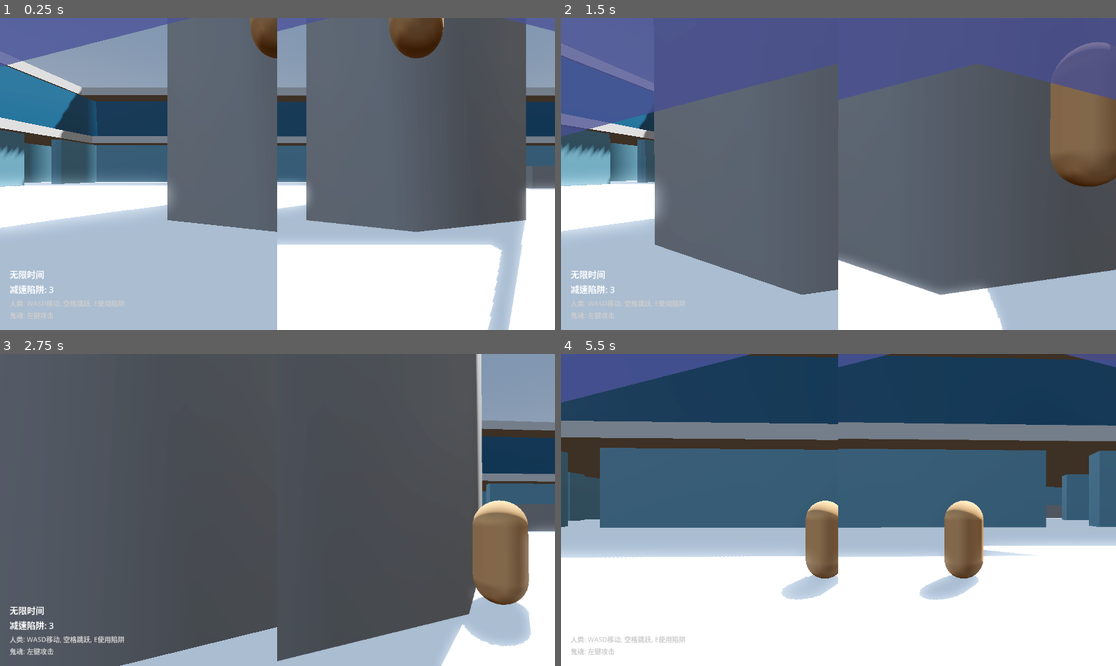
Above: before the commit, frames 1-4 (two rows, left to right).
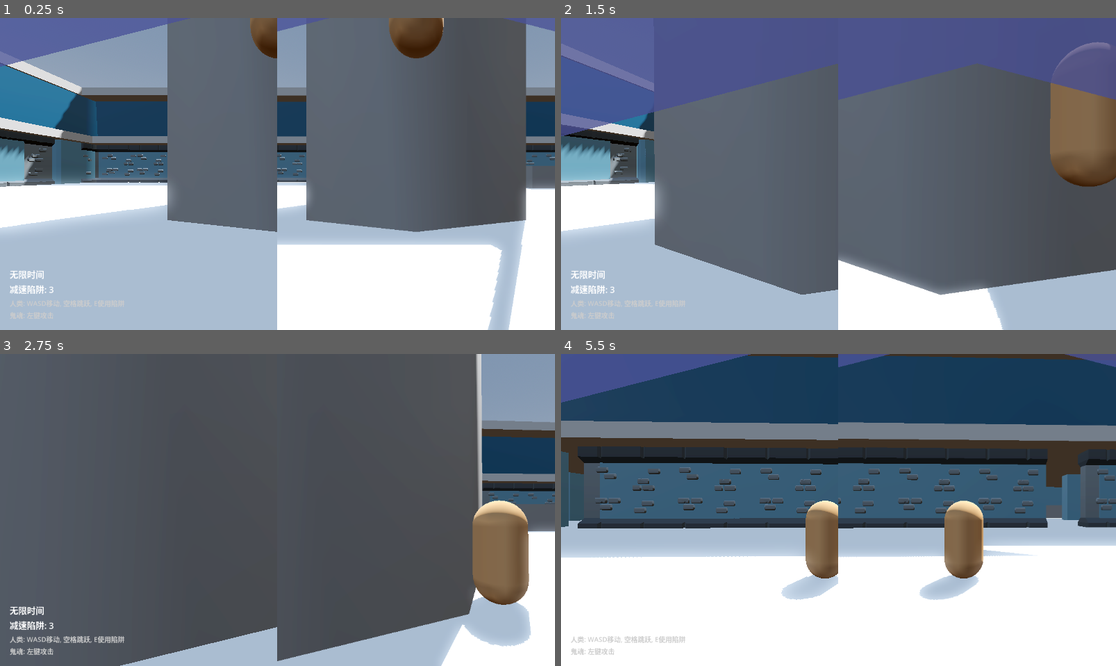
Above: after the commit, the same moments.

Repository: joewu66/minigame_dead5
Game: Godot game, scene res://scenes/main.tscn
Two runs of this game, one before a commit and one after it. Both use one fixed random seed, a clock stepped at 60 frames per second and the inputs below. This scene is started directly instead of the project's main scene.
Inputs (mouse positions are in pixels of both pictures, inside the frame that each line leads up to):
- Up to frame 1 (0.25 s): no input
- Up to frame 2 (1.5 s): tap Enter (ui_accept) at 0.5 s; move the mouse to (866, 174) at 0.52 s; press the mouse at (866, 174) at 0.53 s; hold W (move_forward) from 0.53 s (still down); tap Space (jump) at 0.77 s; move the mouse to (810, 174) at 1.27 s; release the mouse at (810, 174) at 1.28 s; tap E (interact) at 1.35 s
- Up to frame 3 (2.75 s): keep holding W (move_forward); tap Space (jump) at 1.52 s; move the mouse to (288, 503) at 2.02 s; tap 1 at 2.1 s
- Up to frame 4 (5.5 s): keep holding W (move_forward); move the mouse to (832, 516) at 2.77 s; tap 4 at 2.85 s; tap Space (jump) at 3.02, 3.77, 4.52 s; move the mouse to (877, 513) at 3.52 s; press the mouse at (877, 513) at 3.53 s; move the mouse to (794, 506) at 4.27 s; release the mouse at (794, 506) at 4.28 s; tap E (interact) at 4.35 s; move the mouse to (844, 510) at 5.02 s; tap 1 at 5.1 s

The runs differ from the first frame. In frame 1, 1.9% of the frame differs, in the area x 0-100%, y 21-55%; in frame 2, 1.1%; in frame 3, 0.4%; in frame 4, 9.2%, in the area x 1-100%, y 29-56%.

Commit message:
[0811]部分美术

Diff:
--- /dev/null
+++ b/3D/3d5/scenes/ceiling.tscn
@@ -0,0 +1,14 @@
+[gd_scene load_steps=3 format=3 uid="uid://gmjdrma52mr3"]
+
+[ext_resource type="PackedScene" uid="uid://rv5yr7ra1vsw" path="res://models/brackeys_3d_game_assets/dungeon_assets/building/ceiling.glb" id="1_ji6l1"]
+
+[sub_resource type="BoxShape3D" id="BoxShape3D_gl8kw"]
+size = Vector3(4.01465, 0.7, 3.98926)
+
+[node name="ceiling" type="StaticBody3D"]
+
+[node name="ceiling" parent="." instance=ExtResource("1_ji6l1")]
+
+[node name="CollisionShape3D" type="CollisionShape3D" parent="."]
+transform = Transform3D(1, 0, 0, 0, 1, 0, 0, 0, 1, 0, 0.15, 0)
+shape = SubResource("BoxShape3D_gl8kw")
--- /dev/null
+++ b/3D/3d5/scenes/floor_stone.tscn
@@ -0,0 +1,14 @@
+[gd_scene load_steps=3 format=3 uid="uid://70kka07bjjjj"]
+
+[ext_resource type="PackedScene" uid="uid://bvtxge7wm1nqc" path="res://models/brackeys_3d_game_assets/dungeon_assets/building/floor_stone.glb" id="1_3ve8l"]
+
+[sub_resource type="BoxShape3D" id="BoxShape3D_5n5kn"]
+size = Vector3(3.98804, 0.113525, 3.97461)
+
+[node name="floor_stone" type="StaticBody3D"]
+transform = Transform3D(4, 0, 0, 0, 4, 0, 0, 0, 4, 0, 0, 0)
+
+[node name="floor_stone" parent="." instance=ExtResource("1_3ve8l")]
+
+[node name="CollisionShape3D" type="CollisionShape3D" parent="."]
+shape = SubResource("BoxShape3D_5n5kn")
--- /dev/null
+++ b/3D/3d5/scenes/floor_wood.tscn
@@ -0,0 +1,15 @@
+[gd_scene load_steps=3 format=3 uid="uid://bxnxo2ox8lrhu"]
+
+[ext_resource type="PackedScene" uid="uid://dnyndqlh6tq1o" path="res://models/brackeys_3d_game_assets/dungeon_assets/building/floor_wood.glb" id="1_i0wpl"]
+
+[sub_resource type="BoxShape3D" id="BoxShape3D_ouc7c"]
+size = Vector3(3.99738, 0.135986, 4.00879)
+
+[node name="floor_wood" type="StaticBody3D"]
+transform = Transform3D(4, 0, 0, 0, 4, 0, 0, 0, 4, 0, 0, 0)
+
+[node name="CollisionShape3D" type="CollisionShape3D" parent="."]
+transform = Transform3D(1, 0, 0, 0, 1, 0, 0, 0, 1, -3.05176e-05, -0.0245361, 0)
+shape = SubResource("BoxShape3D_ouc7c")
+
+[node name="floor_wood" parent="." instance=ExtResource("1_i0wpl")]
--- a/3D/3d5/scenes/main.tscn
+++ b/3D/3d5/scenes/main.tscn
@@ -11,7 +11,8 @@
 [ext_resource type="Script" uid="uid://c16i4ggqvk5k1" path="res://scripts/startup.gd" id="5_startup"]
 [ext_resource type="Script" uid="uid://ck0ln1o6b8jxx" path="res://scripts/camera_test.gd" id="6_camera_test"]
 [ext_resource type="PackedScene" uid="uid://dpgno5e60fsaq" path="res://scenes/pickup_trap_fixed.tscn" id="7_o6xl0"]
-[ext_resource type="PackedScene" uid="uid://cpy24koad22k3" path="res://scenes/keg_decorated.tscn" id="12_eb6dy"]
+[ext_resource type="PackedScene" uid="uid://p0oas6e3xq18" path="res://scenes/wall.tscn" id="12_trceg"]
+[ext_resource type="PackedScene" uid="uid://c2402nxf8rkix" path="res://scenes/wall_corner.tscn" id="13_a8y0u"]
 
 [sub_resource type="ProceduralSkyMaterial" id="ProceduralSkyMaterial_tbgi4"]
 sky_horizon_color = Color(0.662243, 0.671743, 0.686743, 1)
@@ -53,6 +54,7 @@
 
 [node name="Environment" type="Node3D" parent="."]
 transform = Transform3D(6.916, 0, 0, 0, 3.09837, 0, 0, 0, 6.916, 0, 0, 0)
+metadata/_edit_lock_ = true
 
 [node name="Ground" type="CSGBox3D" parent="Environment"]
 material_override = SubResource("StandardMaterial3D_choun")
@@ -61,6 +63,7 @@
 material = SubResource("StandardMaterial3D_1")
 
 [node name="Walls" type="Node3D" parent="Environment"]
+transform = Transform3D(1, 0, 0, 0, 1, 0, 0, 0, 1, 0.00208633, -0.014112, -0.000261447)
 
 [node name="Untitled" parent="Environment/Walls" instance=ExtResource("1_tipki")]
 transform = Transform3D(161.2, 0, 0, 0, 96.72, 0, 0, 0, 161.2, -24.6, 6, 25.5)
@@ -603,5 +606,81 @@
 [node name="PickupTrap4" parent="Pickup_items" instance=ExtResource("7_o6xl0")]
 transform = Transform3D(1, 0, 0, 0, 1, 0, 0, 0, 1, -6.01331, 0.5, 4.49387)
 
-[node name="keg_decorated" parent="." instance=ExtResource("12_eb6dy")]
-transform = Transform3D(4, 0, 0, 0, 4, 0, 0, 0, 4, -52.006, 1.54919, 36.7353)
+[node name="3D_art_models" type="Node3D" parent="."]
+
+[node name="walls" type="Node3D" parent="3D_art_models"]
+
+[node name="StaticBody3D" parent="3D_art_models/walls" instance=ExtResource("12_trceg")]
+transform = Transform3D(1, 0, 0, 0, 1, 0, 0, 0, 1, 31.683, 1.54919, 71.0469)
+
+[node name="StaticBody3D2" parent="3D_art_models/walls" instance=ExtResource("12_trceg")]
+transform = Transform3D(1, 0, 0, 0, 1, 0, 0, 0, 1, 47.7092, 1.54919, 71.0469)
+
+[node name="StaticBody3D3" parent="3D_art_models/walls" instance=ExtResource("12_trceg")]
+transform = Transform3D(1, 0, 0, 0, 1, 0, 0, 0, 1, 64.2653, 1.54919, 71.0469)
+
+[node name="wall_corner" parent="3D_art_models/walls" instance=ExtResource("13_a8y0u")]
+transform = Transform3D(-1.74846e-07, 0, -4, 0, 4, 0, 4, 0, -1.74846e-07, 76.7339, 1.54919, 70.9966)
+
+[node name="StaticBody3D4" parent="3D_art_models/walls" instance=ExtResource("12_trceg")]
+transform = Transform3D(-4.37114e-08, 0, -1, 0, 1, 0, 1, 0, -4.37114e-08, 76.6868, 1.54919, 23.0376)
+
+[node name="StaticBody3D" parent="." instance=ExtResource("12_trceg")]
+transform = Transform3D(-4.37114e-08, 0, -1, 0, 1, 0, 1, 0, -4.37114e-08, 76.6868, 1.54919, 54.9934)
+
+[node name="StaticBody3D2" parent="." instance=ExtResource("12_trceg")]
+transform = Transform3D(-4.37114e-08, 0, -1, 0, 1, 0, 1, 0, -4.37114e-08, 76.6868, 1.54919, 39.0016)
+
+[node name="StaticBody3D4" parent="." instance=ExtResource("12_trceg")]
+transform = Transform3D(-4.37114e-08, 0, -1, 0, 1, 0, 1, 0, -4.37114e-08, 76.6868, 1.54919, 7.16385)
+
+[node name="StaticBody3D5" parent="." instance=ExtResource("12_trceg")]
+transform = Transform3D(-4.37114e-08, 0, -1, 0, 1, 0, 1, 0, -4.37114e-08, 76.6868, 1.54919, -8.96774)
+
+[node name="StaticBody3D6" parent="." instance=ExtResource("12_trceg")]
+transform = Transform3D(-4.37114e-08, 0, -1, 0, 1, 0, 1, 0, -4.37114e-08, 76.6868, 1.54919, -24.9617)
+
+[node name="StaticBody3D7" parent="." instance=ExtResource("12_trceg")]
+transform = Transform3D(-4.37114e-08, 0, -1, 0, 1, 0, 1, 0, -4.37114e-08, 76.6868, 1.54919, -40.8099)
+
+[node name="StaticBody3D8" parent="." instance=ExtResource("12_trceg")]
+transform = Transform3D(-4.37114e-08, 0, -1, 0, 1, 0, 1, 0, -4.37114e-08, 76.6868, 1.54919, -56.8472)
+
+[node name="StaticBody3D9" parent="." instance=ExtResource("12_trceg")]
+transform = Transform3D(-4.37114e-08, 0, -1, 0, 1, 0, 1, 0, -4.37114e-08, 76.6868, 1.54919, -72.7691)
+
+[node name="wall_corner" parent="." instance=ExtResource("13_a8y0u")]
+transform = Transform3D(4, 0, 0, 0, 4, 0, 0, 0, 4, 76.7223, 1.54919, -84.367)
+
+[node name="StaticBody3D10" parent="." instance=ExtResource("12_trceg")]
+transform = Transform3D(1, 0, 0, 0, 1, 0, 0, 0, 1, 60.6531, 1.43904, -84.2601)
+
+[node name="StaticBody3D11" parent="." instance=ExtResource("12_trceg")]
+transform = Transform3D(1, 0, 0, 0, 1, 0, 0, 0, 1, 44.6597, 1.43904, -84.2601)
+
+[node name="StaticBody3D12" parent="." instance=ExtResource("12_trceg")]
+transform = Transform3D(1, 0, 0, 0, 1, 0, 0, 0, 1, 20.44, 1.43904, -84.2601)
+
+[node name="StaticBody3D13" parent="." instance=ExtResource("12_trceg")]
+transform = Transform3D(1, 0, 0, 0, 1, 0, 0, 0, 1, 4.45877, 1.43904, -84.2601)
+
+[node name="StaticBody3D14" parent="." instance=ExtResource("12_trceg")]
+transform = Transform3D(1, 0, 0, 0, 1, 0, 0, 0, 1, -11.4652, 1.43904, -84.2601)
+
+[node name="StaticBody3D15" parent="." instance=ExtResource("12_trceg")]
+transform = Transform3D(1, 0, 0, 0, 1, 0, 0, 0, 1, -27.249, 1.43904, -84.2601)
+
+[node name="StaticBody3D16" parent="." instance=ExtResource("12_trceg")]
+transform = Transform3D(1, 0, 0, 0, 1, 0, 0, 0, 1, -53.7981, 1.43904, -84.2601)
+
+[node name="StaticBody3D17" parent="." instance=ExtResource("12_trceg")]
+transform = Transform3D(1, 0, 0, 0, 1, 0, 0, 0, 1, -66.4998, 1.45559, -84.2698)
+
+[node name="wall_corner2" parent="." instance=ExtResource("13_a8y0u")]
+transform = Transform3D(-1.74846e-07, 0, 4, 0, 4, 0, -4, 0, -1.74846e-07, -77.8417, 1.5, -84.3328)
+
+[node name="StaticBody3D3" parent="." instance=ExtResource("12_trceg")]
+transform = Transform3D(-4.37114e-08, 0, 1, 0, 1, 0, -1, 0, -4.37114e-08, -77.8852, 1.54918, -58.2251)
+
+[node name="StaticBody3D18" parent="." instance=ExtResource("12_trceg")]
+transform = Transform3D(-4.37114e-08, 0, 1, 0, 1, 0, -1, 0, -4.37114e-08, -77.8931, 1.52337, -42.3491)
--- /dev/null
+++ b/3D/3d5/scenes/wall_arched.tscn
@@ -0,0 +1,15 @@
+[gd_scene load_steps=3 format=3 uid="uid://cyaov2bisenkg"]
+
+[ext_resource type="PackedScene" uid="uid://3audbwn3tvy8" path="res://models/brackeys_3d_game_assets/dungeon_assets/building/wall_arched.glb" id="1_nr3d2"]
+
+[sub_resource type="BoxShape3D" id="BoxShape3D_e584c"]
+size = Vector3(4.0166, 4, 1)
+
+[node name="wall_arched" type="StaticBody3D"]
+transform = Transform3D(4, 0, 0, 0, 4, 0, 0, 0, 4, 0, 0, 0)
+
+[node name="wall_arched2" parent="." instance=ExtResource("1_nr3d2")]
+
+[node name="CollisionShape3D" type="CollisionShape3D" parent="."]
+transform = Transform3D(1, 0, 0, 0, 1, 0, 0, 0, 1, 0, 2, 0)
+shape = SubResource("BoxShape3D_e584c")
--- /dev/null
+++ b/3D/3d5/scenes/wall_corner.tscn
@@ -0,0 +1,15 @@
+[gd_scene load_steps=3 format=3 uid="uid://c2402nxf8rkix"]
+
+[ext_resource type="PackedScene" uid="uid://ryohxl880qx0" path="res://models/brackeys_3d_game_assets/dungeon_assets/building/wall_corner.glb" id="1_26mn5"]
+
+[sub_resource type="BoxShape3D" id="BoxShape3D_26mn5"]
+size = Vector3(2.3, 4.1, 1)
+
+[node name="wall_corner" type="StaticBody3D"]
+transform = Transform3D(4, 0, 0, 0, 4, 0, 0, 0, 4, 0, 0, 0)
+
+[node name="wall_corner2" parent="." instance=ExtResource("1_26mn5")]
+
+[node name="CollisionShape3D" type="CollisionShape3D" parent="."]
+transform = Transform3D(1, 0, 0, 0, 1, 0, 0, 0, 1, -0.65, 1.95, 0)
+shape = SubResource("BoxShape3D_26mn5")
--- /dev/null
+++ b/3D/3d5/scenes/wall_windowed_closed.tscn
@@ -0,0 +1,15 @@
+[gd_scene load_steps=3 format=3 uid="uid://80yyun4hyg7m"]
+
+[ext_resource type="PackedScene" uid="uid://ycjwpsakkc2e" path="res://models/brackeys_3d_game_assets/dungeon_assets/building/wall_window_closed.glb" id="1_3uwho"]
+
+[sub_resource type="BoxShape3D" id="BoxShape3D_04pkd"]
+size = Vector3(4.00098, 4, 1)
+
+[node name="wall_windowed_closed" type="StaticBody3D"]
+transform = Transform3D(4, 0, 0, 0, 4, 0, 0, 0, 4, 0, 0, 0)
+
+[node name="wall_window_closed2" parent="." instance=ExtResource("1_3uwho")]
+
+[node name="CollisionShape3D" type="CollisionShape3D" parent="."]
+transform = Transform3D(1, 0, 0, 0, 1, 0, 0, 0, 1, 0, 2, 0)
+shape = SubResource("BoxShape3D_04pkd")
Not shown: 1 places in 3D/3d5/scenes/main.tscn that only renumber resources
